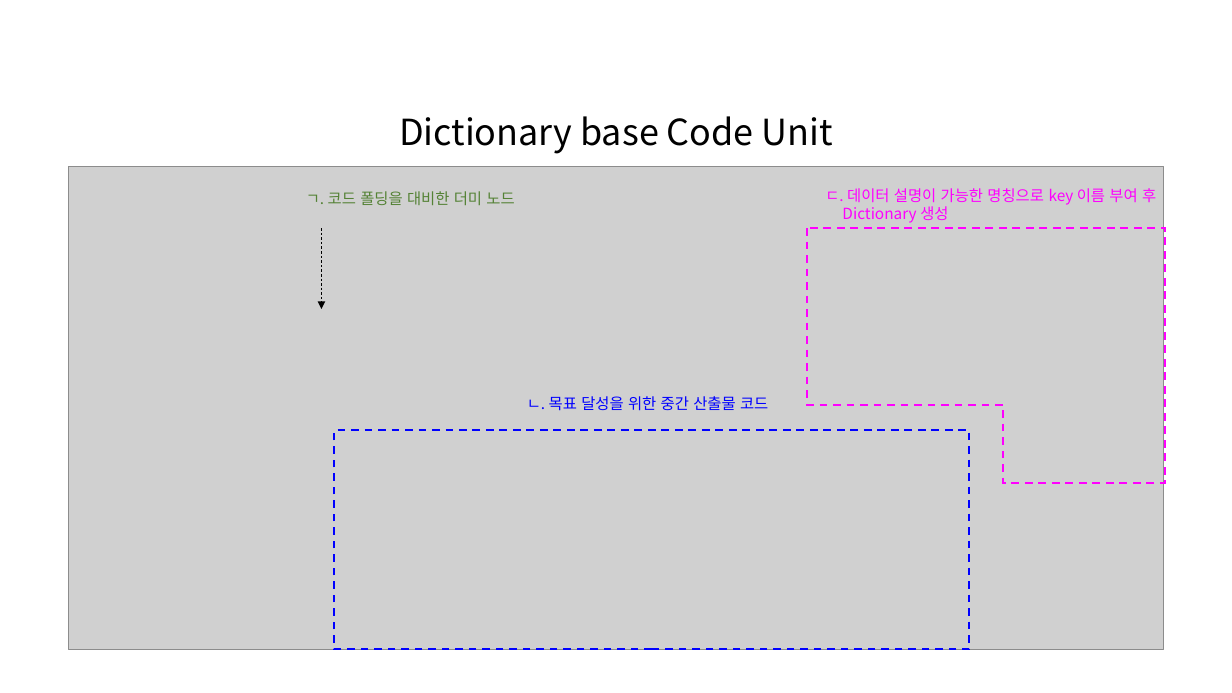
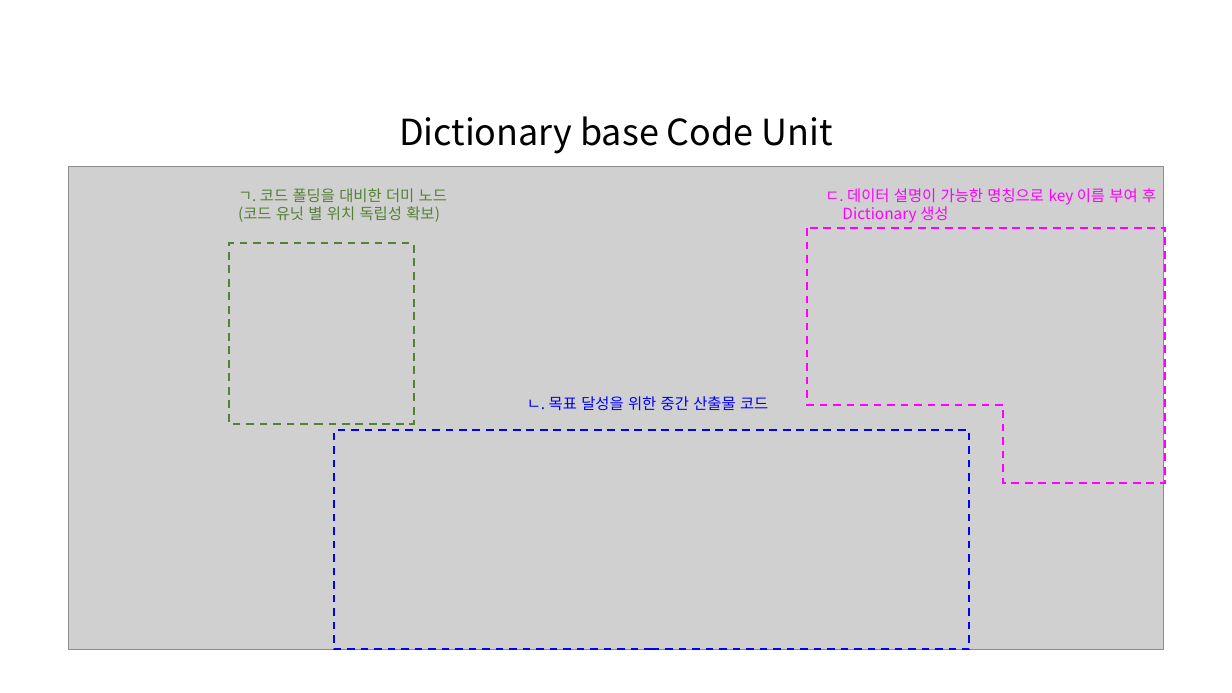
Before and after one commit to hnanmal/hnanmal_tistory, a slide deck: slide 27 of 20221109_다이나모에서 딕셔너리 활용하여 코드 복잡도 완화하기/documentum/블로그용.pptx. Drawn at 1232x693 pixels with LibreOffice and Linux fonts; fonts in the diff are those of the drawing; grey boxes stand for pictures. Boxes give left, top, right and bottom in pixels: in the first picture for what was removed or moved away, otherwise in the second. Text is boxed around its words. In the diff, an @@ line names an element or a change of style, - is before the commit and + after.

```diff
--- a/20221109_다이나모에서 딕셔너리 활용하여 코드 복잡도 완화하기/documentum/블로그용.pptx
+++ b/20221109_다이나모에서 딕셔너리 활용하여 코드 복잡도 완화하기/documentum/블로그용.pptx
@@ text "ㄱ. 코드 폴딩을 대비한 더미 ...": place and size @@
-text "ㄱ. 코드 폴딩을 대비한 더미 ..." at [306, 191, 514, 205]
+text "ㄱ. 코드 폴딩을 대비한 더미 ..." at [238, 188, 447, 222]
@@ text at [238, 206, 440, 222]: paragraph added @@
+(코드 유닛 별 위치 독립성 확보)
@@ arrow removed from (322, 228) to (322, 309) @@
@@ rectangle added at [229, 244, 414, 424], outline #548235 1.5 pt dashed @@
```
Also in this commit, not shown: 2 other slides changed, 1 slide added, 1 slide removed.
